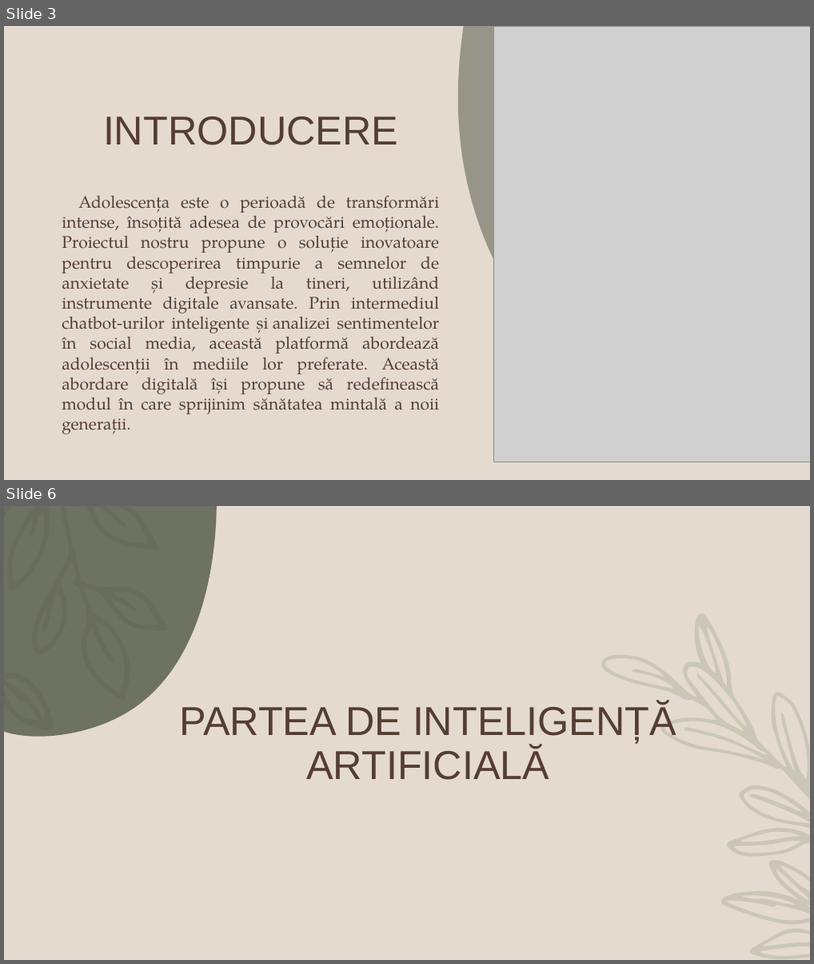
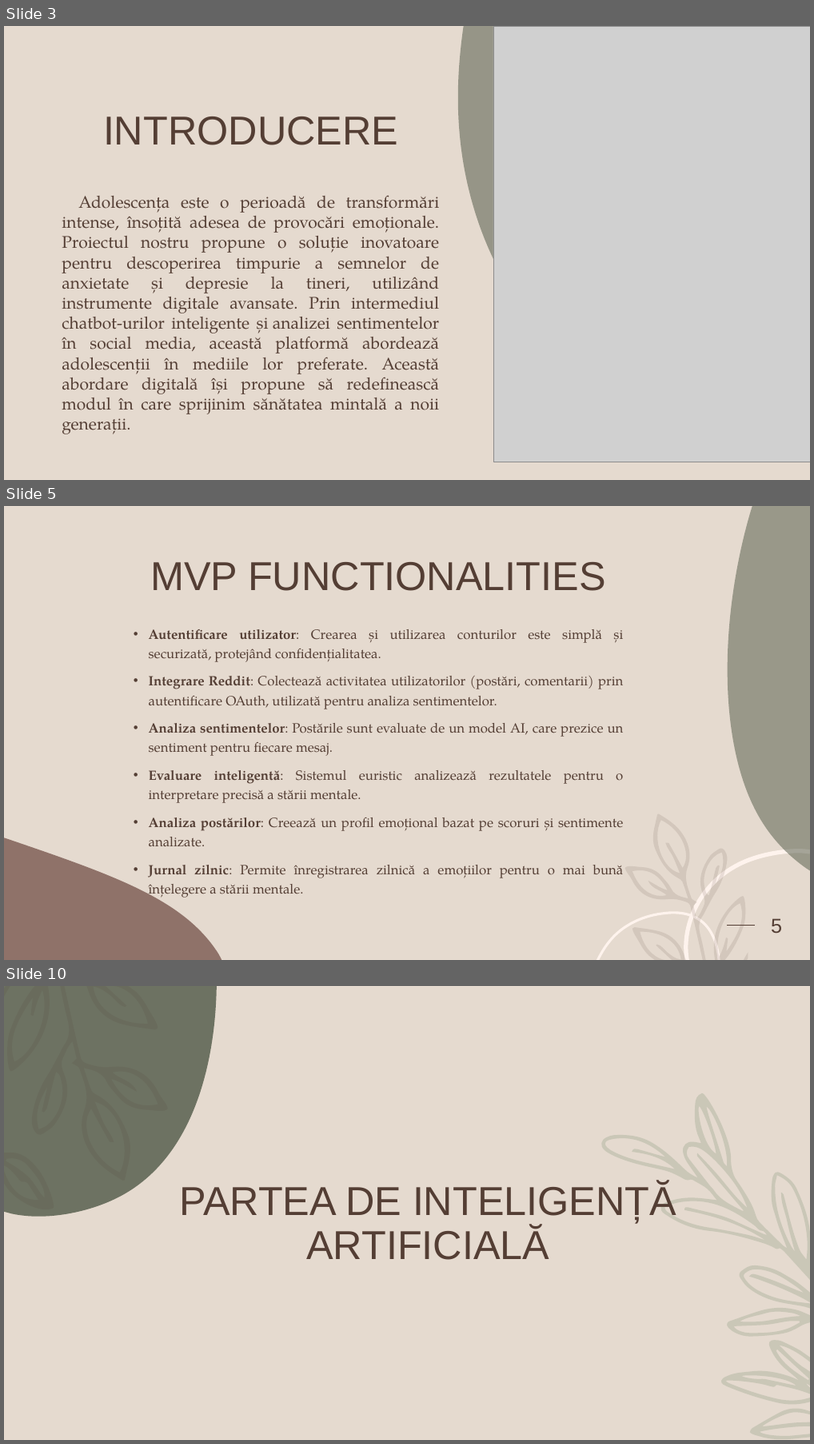
Before and after one commit to Alexandra7a/FuzzyMinds, a slide deck: docs/Teen Mental Health Presentation.pptx. Shown one above the other, each under a label of ours: slides 3 and 6 before the commit, slides 3, 5 and 10 after it; the slides between them are not shown. The pictures are 814x964 and 814x1444 pixels, drawn with LibreOffice and Linux fonts; fonts in the diff are those of the drawing; grey boxes stand for pictures; background and template pictures are left out. Boxes give left, top, right and bottom in pixels: in the first picture for what was removed or moved away, otherwise in the second. Text is boxed around its words. In the diff, an @@ line names an element or a change of style, - is before the commit and + after.

```diff
--- a/docs/Teen Mental Health Presentation.pptx
+++ b/docs/Teen Mental Health Presentation.pptx
@@ slide 5 added at bbox=[4, 506, 810, 960], background #E5DACF @@
@@ freeform shape added at bbox=[728, 506, 810, 871], fill #4E5745 at 50% opacity @@
@@ title added at bbox=[150, 562, 606, 591], 48 pt, text #543E34 @@
+MVP FUNCTIONALITIES
@@ text added at bbox=[149, 629, 624, 899], 16 pt, text #543E34 @@
+• Autentificare utilizator: Crearea și utilizarea conturilor este simplă și securizată, protejând confidențialitatea.
+• Integrare Reddit: Colectează activitatea utilizatorilor (postări, comentarii) prin autentificare OAuth, utilizată pentru analiza sentimentelor.
+• Analiza sentimentelor: Postările sunt evaluate de un model AI, care prezice un sentiment pentru fiecare mesaj.
+• Evaluare inteligentă: Sistemul euristic analizează rezultatele pentru o interpretare precisă a stării mentale.
+• Analiza postărilor: Creează un profil emoțional bazat pe scoruri și sentimente analizate.
+• Jurnal zilnic: Permite înregistrarea zilnică a emoțiilor pentru o mai bună înțelegere a stării mentale.
@@ freeform shape added at bbox=[626, 814, 748, 960], fill #543E34 at 12% opacity @@
@@ freeform shape added at bbox=[4, 837, 223, 960], fill #562D26 at 60% opacity @@
@@ freeform shape added at bbox=[686, 851, 810, 960], outline #FEF3ED 5 pt @@
@@ freeform shape added at bbox=[598, 912, 720, 960], outline #FEF3ED 3 pt @@
@@ line added from (727, 924) to (755, 924), #543E34 1.25 pt @@
@@ page number added at bbox=[771, 918, 782, 932], 24 pt, text #543E34 @@
+5
@@ what was slide 6 is now slide 10 @@
```
Also in this commit, not shown: 5 slides changed, 11 other slides added, 2 slides removed, 1 other file.
